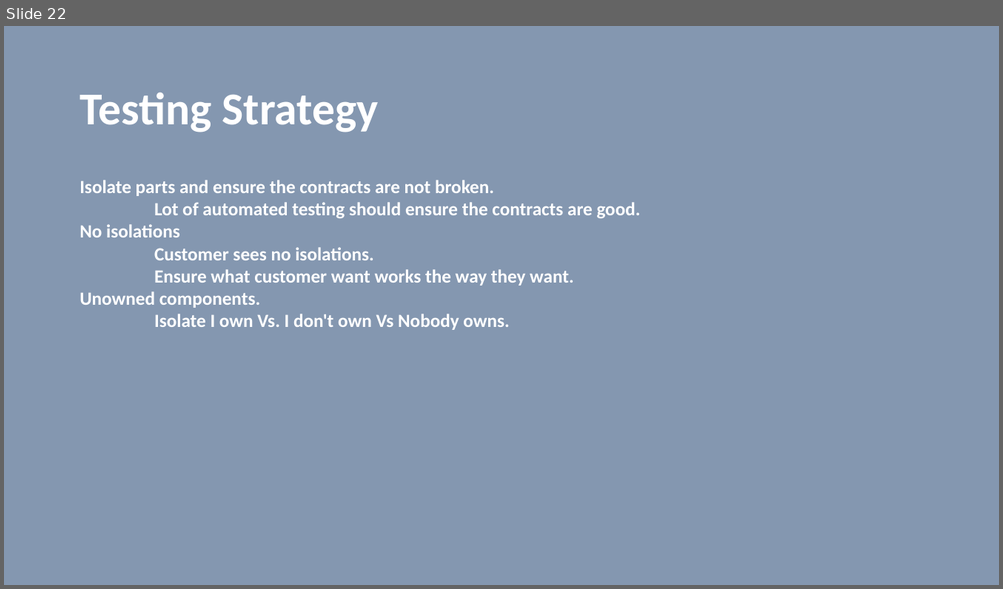
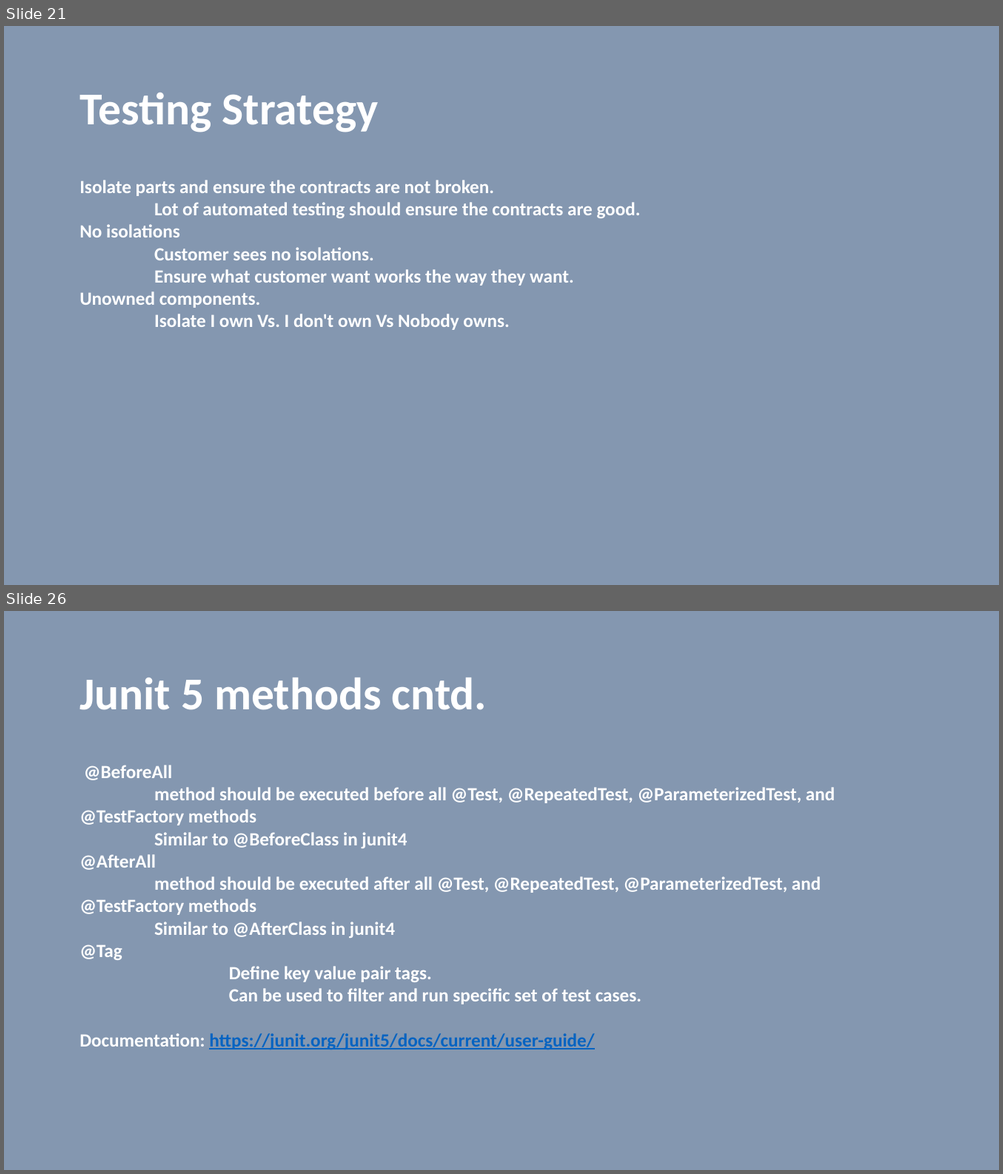
Before and after one commit to vilasvarghese/microservices, a slide deck: training/day3/Day3.pptx. Shown one above the other, each under a label of ours: slide 22 before the commit, slides 21 and 26 after it; the slides between them are not shown. The pictures are 1003x589 and 1003x1174 pixels, drawn with LibreOffice and Linux fonts; fonts in the diff are those of the drawing. Boxes give left, top, right and bottom in pixels: in the first picture for what was removed or moved away, otherwise in the second. Text is boxed around its words. In the diff, an @@ line names an element or a change of style, - is before the commit and + after.

```diff
--- a/training/day3/Day3.pptx
+++ b/training/day3/Day3.pptx
@@ slide 26 added at <box>4,611,999,1170</box>, background #8497B0 @@
@@ title added at <box>79,678,486,710</box>, 44 pt, text #FFFFFF, bold @@
+Junit 5 methods cntd.
@@ text added at <box>79,765,834,1050</box>, 18 pt, text #FFFFFF, bold @@
+@BeforeAll
+method should be executed before all @Test, @RepeatedTest, @ParameterizedTest, and @TestFactory methods
+Similar to @BeforeClass in junit4
+@AfterAll
+method should be executed after all @Test, @RepeatedTest, @ParameterizedTest, and @TestFactory methods
+Similar to @AfterClass in junit4
+@Tag
+Define key value pair tags.
+Can be used to filter and run specific set of test cases.
+Documentation: https://junit.org/junit5/docs/current/user-guide/
@@ what was slide 22 is now slide 21 @@
```
Also in this commit, not shown: 4 slides changed, 6 other slides added, 1 slide removed, 1 other file.
